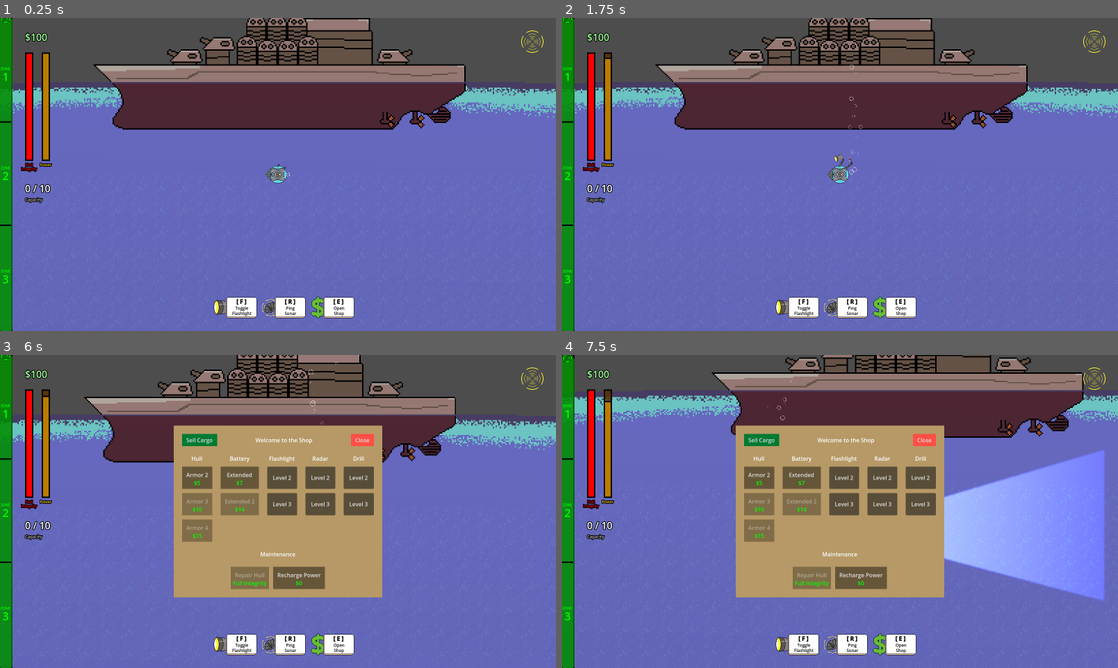
Above: before the commit, frames 1-4 (two rows, left to right).
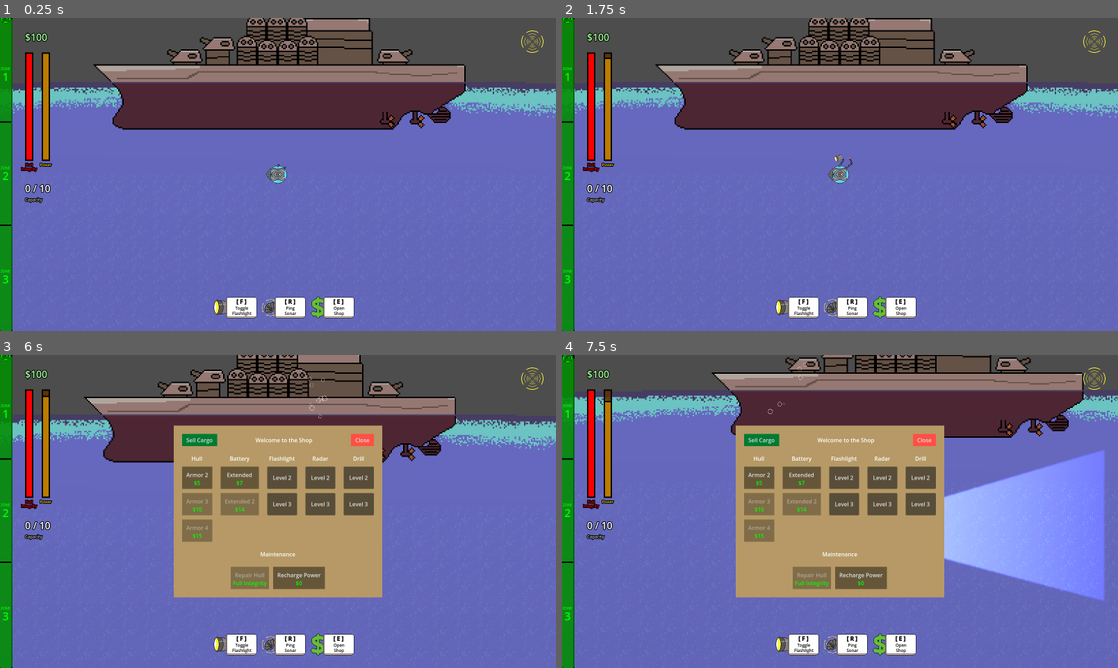
Above: after the commit, the same moments.

Repository: deruitda/ludum-dare-57
Game: Godot game, scene res://scenes/main.tscn
The game is run twice, just before and just after one commit, with the same random seed, the same clock (stepped at 60 frames per second) and the same inputs. Sound files missing from this copy of the repository are replaced by a short silence.
Inputs:
- Up to frame 1 (0.25 s): no input
- Up to frame 2 (1.75 s): click "Toggle Flashlight" at 0.5 s; click "Ping Sonar" at 1.25 s
- Up to frame 3 (6 s): tap Enter at 2 s; hold D (move_right) 2.03-2.78 s; tap R at 2.1, 4.35 s; hold S (move_down) 2.78-3.53 s; tap E at 2.85, 5.1 s; hold D (move_right) 3.53-4.28 s; tap F at 3.6, 5.85 s; hold W (move_up) 4.28-5.03 s; hold A (move_left) from 5.03 s (still down)
- Up to frame 4 (7.5 s): release A (move_left) at 6.53 s; hold S (move_down) 6.53-7.28 s; tap R at 6.6 s; hold D (move_right) from 7.28 s (still down); tap E at 7.35 s

The runs differ from the first frame. In frame 1, less than 0.1% of the frame differs, in the area x 51-53%, y 49-51%; in frame 2, less than 0.1%; in frame 3, less than 0.1%, in the area x 55-61%, y 2-23%; in frame 4, less than 0.1%.

Commit message:
better particles

Diff:
--- a/scenes/submarine/submarine.tscn
+++ b/scenes/submarine/submarine.tscn
@@ -26,10 +26,8 @@
 angle_min = 1.07288e-05
 angle_max = 557.6
 inherit_velocity_ratio = 0.945
-angular_velocity_min = -1.60933e-05
-angular_velocity_max = 431.52
-radial_velocity_min = -2.23517e-05
-radial_velocity_max = 57.24
+radial_velocity_min = 10.1
+radial_velocity_max = 26.94
 gravity = Vector3(0, -397.645, 0)
 scale_min = 0.0
 
@@ -113,8 +111,8 @@
 battery = NodePath("../Battery")
 
 [node name="ShipLight" type="PointLight2D" parent="."]
-position = Vector2(-4.0625, -2.5)
-scale = Vector2(1.31836, 1.16374)
+position = Vector2(0, 1.25)
+scale = Vector2(2.08984, 1.84474)
 enabled = false
 color = Color(0.54076, 0.614041, 0.89648, 1)
 energy = 0.0
--- a/scenes/submarine/submarine_body.gd
+++ b/scenes/submarine/submarine_body.gd
@@ -15,6 +15,7 @@
 @onready var jet_light: PointLight2D = $JetLight
 @onready var battery: Battery = $Battery
 @onready var audio_stream_player_2d: AudioStreamPlayer2D = $AudioStreamPlayer2D
+@onready var gpu_particles_2d: GPUParticles2D = $GPUParticles2D
 
 var audio = [
  	preload("res://assets/audio/sfx/prop_start.wav"),
@@ -23,7 +24,7 @@
  ]
 
 var min_light_energy = 1.0
-var max_light_energy = 5.0
+var max_light_energy = 2.0
 
 func _process(delta: float) -> void:
 	direction_input = Input.get_vector("move_left", "move_right", "move_up", "move_down")
@@ -63,7 +64,6 @@
 
 		hull.update_depth(current_depth, delta)
 		GameState.update_depth(current_depth)
-		modulate_jet_light()
 		velocity_component.set_current_rotation(rotation_degrees)
 
 
@@ -86,10 +86,14 @@
 
 func apply_movement_effects():
 
-	if velocity_component.velocity.length() > 0:
+	if current_depth > 1 and velocity_component.velocity.length() > 0:
 		jet_light.energy = velocity_component.velocity.length() / 100
-	elif velocity_component.velocity.length() == 0:
+		gpu_particles_2d.emitting = true
+		var num_particles = velocity_component.velocity.length()
+		gpu_particles_2d.process_material.radial_velocity_max = num_particles
+	elif velocity_component.velocity.length() == 0 or current_depth < 0.4:
 		jet_light.energy = 0.0
+		gpu_particles_2d.emitting = false
 
 	# the player is stopped, set the sustained sound
 	if audio_stream_player_2d.stream == null || audio_stream_player_2d.stream == audio[2]:
@@ -106,10 +110,6 @@
 	if audio_stream_player_2d.stream == audio[1] && !velocity_component.is_moving():
 		audio_stream_player_2d.stream = audio[2]
 		audio_stream_player_2d.play()
-
-func modulate_jet_light():
-	pass
-	#var current_energy = jet_light.energy
 
 func apply_rotation() -> void:
 	var normal_x = direction_input.x
